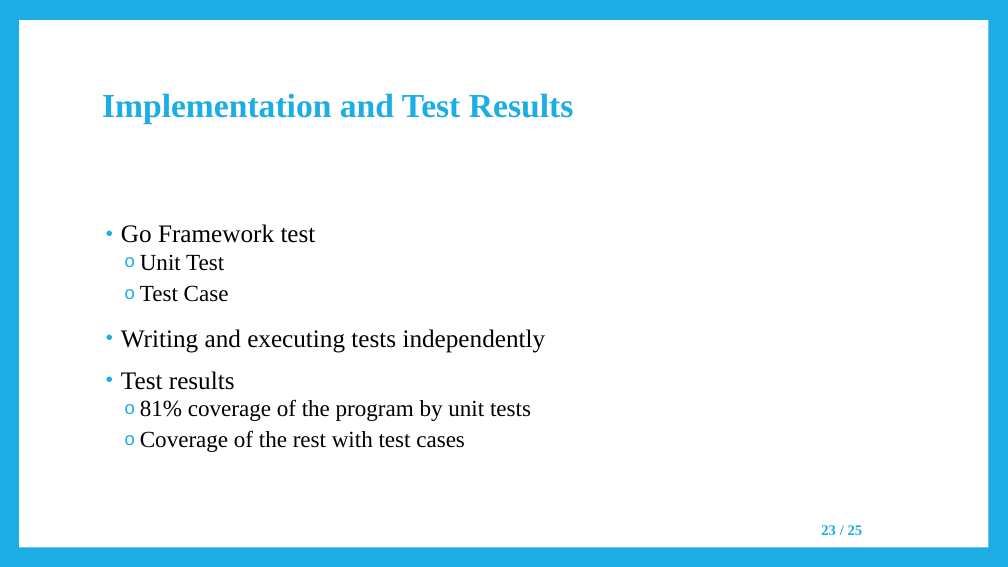
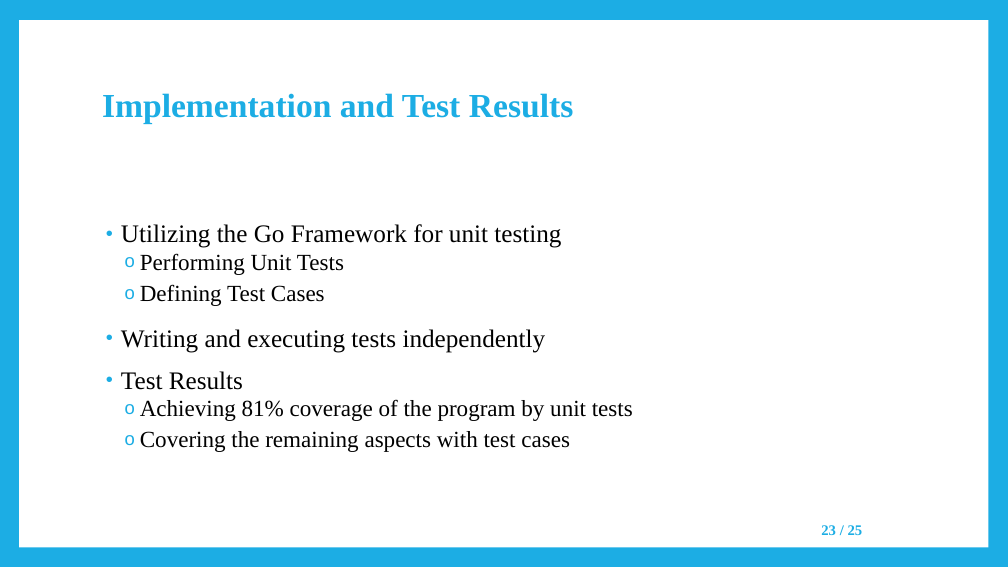
Before and after one commit to negarK2000/Presentation, a slide deck: slide 23 of SavingsFundsManagementSystems/SavingsFundsManagementSystems_Presentation.pptx. Drawn at 1008x567 pixels with LibreOffice and Linux fonts; fonts in the diff are those of the drawing. Boxes give left, top, right and bottom in pixels: in the first picture for what was removed or moved away, otherwise in the second. Text is boxed around its words. In the diff, an @@ line names an element or a change of style, - is before the commit and + after.

```diff
--- a/SavingsFundsManagementSystems/SavingsFundsManagementSystems_Presentation.pptx
+++ b/SavingsFundsManagementSystems/SavingsFundsManagementSystems_Presentation.pptx
@@ text at (121, 224, 561, 306): text changed; size 22 to 24 pt @@
-• Go Framework test
-  o Unit Test
-  o Test Case
+• Utilizing the Go Framework for unit testing
+  o Performing Unit Tests
+  o Defining Test Cases
@@ text at (121, 371, 633, 452): text changed @@
-• Test results
-  o 81% coverage of the program by unit tests
-  o Coverage of the rest with test cases
+• Test Results
+  o Achieving 81% coverage of the program by unit tests
+  o Covering the remaining aspects with test cases
```
Also in this commit, not shown: 18 other slides changed, 11 other files.
